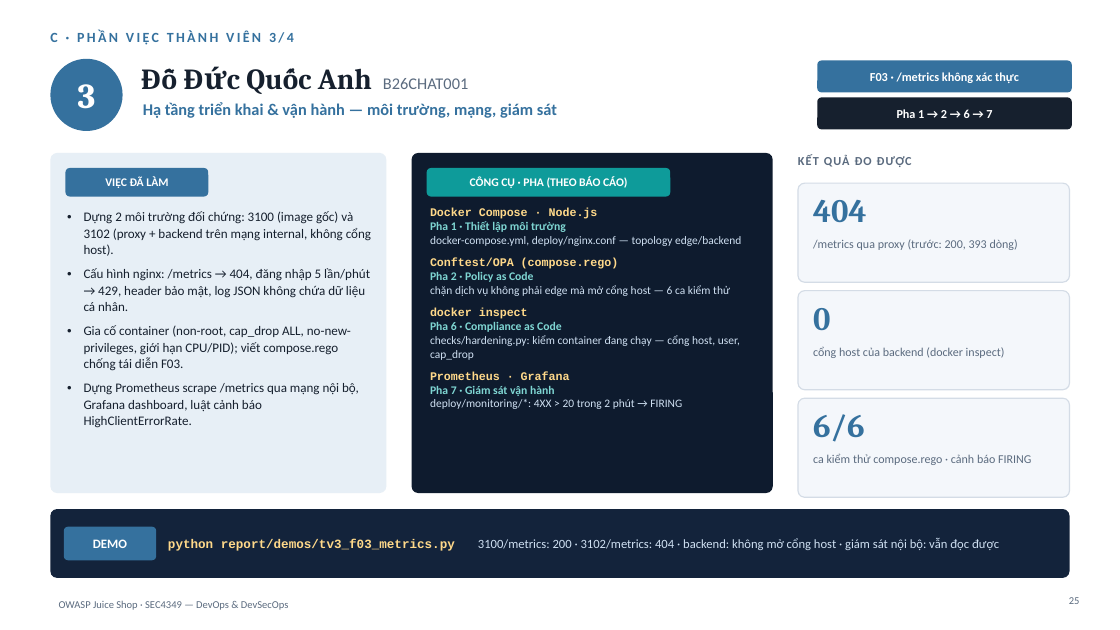
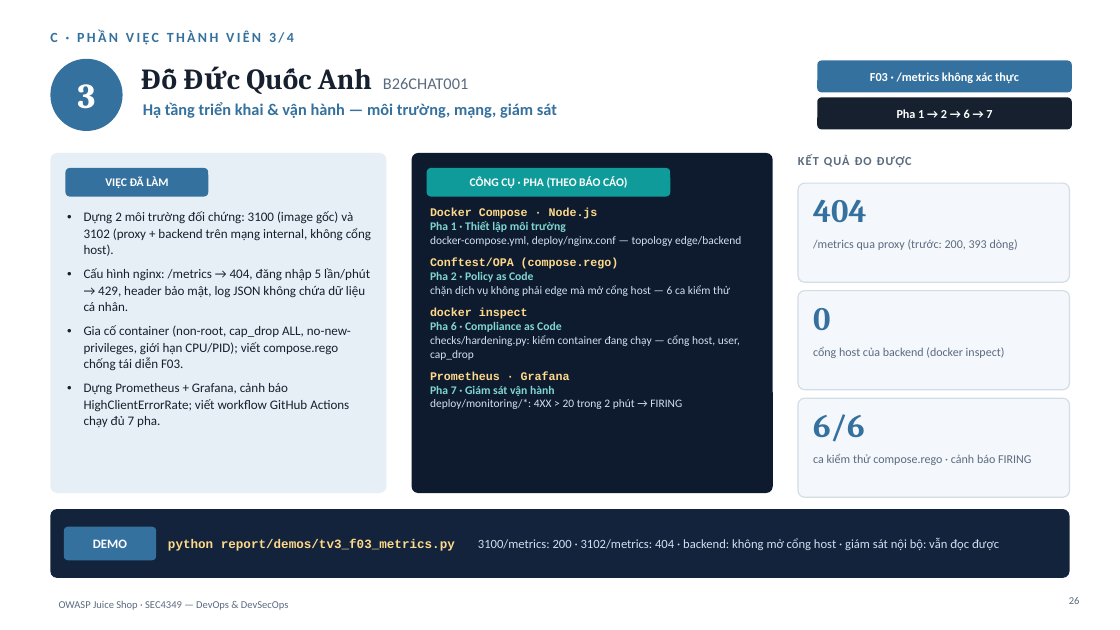
Before and after one commit to vuha211100-ui/juice-shop-sonarqube, a slide deck: slide 26 of report/SLIDE_BaoCao_JuiceShop.pptx (slide 25 before the commit). Drawn at 1120x630 pixels with LibreOffice and Linux fonts; fonts in the diff are those of the drawing. Boxes give left, top, right and bottom in pixels: in the first picture for what was removed or moved away, otherwise in the second. Text is boxed around its words. In the diff, an @@ line names an element or a change of style, - is before the commit and + after.

Commit message:
B26CHAT048: báo cáo §4.4 pipeline gắn Git, bảng cổng chạy ở đâu, mapping luật F04 → chuẩn, phân công theo công cụ; slide nhóm 28 trang

```diff
--- a/report/SLIDE_BaoCao_JuiceShop.pptx
+++ b/report/SLIDE_BaoCao_JuiceShop.pptx
@@ text at bbox=[84, 383, 349, 427]: text changed @@
-• Dựng Prometheus scrape /metrics qua mạng nội bộ, Grafana dashboard, luật cảnh báo HighClientErrorRate.
+• Dựng Prometheus + Grafana, cảnh báo HighClientErrorRate; viết workflow GitHub Actions chạy đủ 7 pha.
```
Also in this commit, not shown: 4 other slides changed, 1 slide added, 7 other files.
